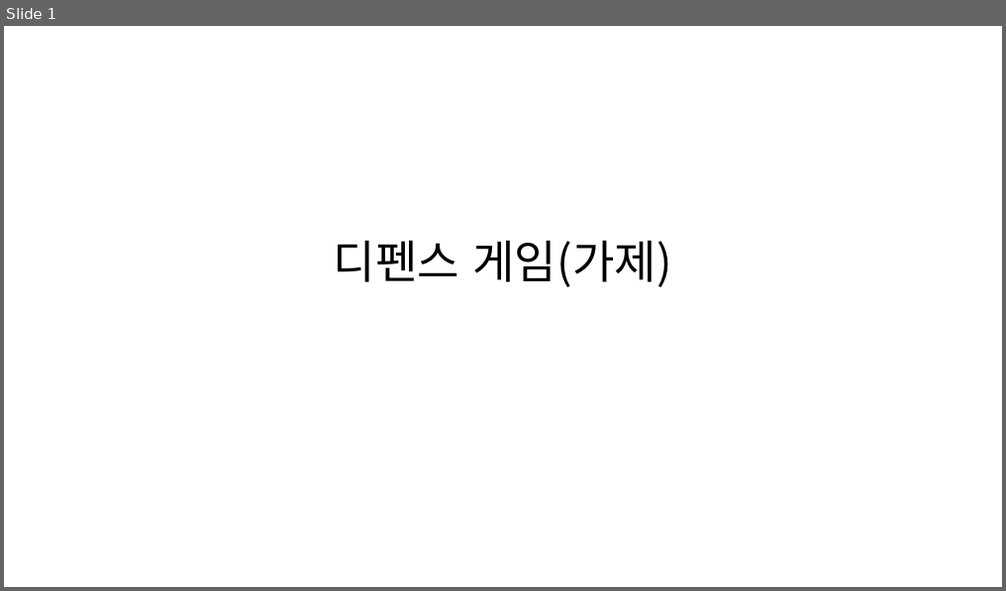
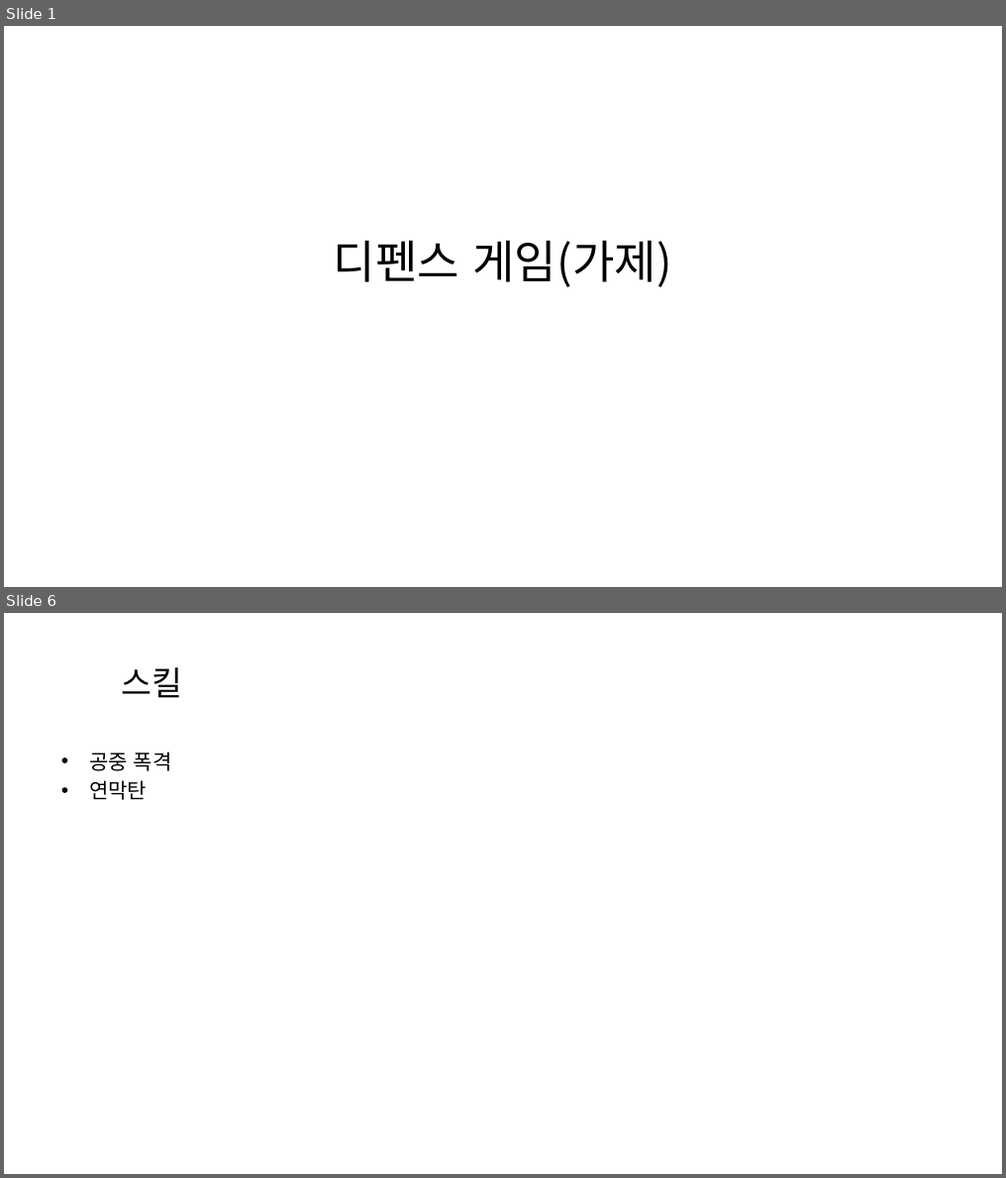
Before and after one commit to JeonJohnson/BICTestRepository, a slide deck: 디펜스 게임 (프로토 타입 기획서)1.pptx. Shown one above the other, each under a label of ours: slide 1 before the commit, slides 1 and 6 after it; the slides between them are not shown. The pictures are 1006x591 and 1006x1178 pixels, drawn with LibreOffice and Linux fonts; fonts in the diff are those of the drawing. Boxes give left, top, right and bottom in pixels: in the first picture for what was removed or moved away, otherwise in the second. Text is boxed around its words. In the diff, an @@ line names an element or a change of style, - is before the commit and + after.

```diff
--- a/디펜스 게임 (프로토 타입 기획서)1.pptx
+++ b/디펜스 게임 (프로토 타입 기획서)1.pptx
@@ slide 6 added at [4,613,1002,1174], background #FFFFFF @@
@@ title added at [121,667,182,698], 32 pt, text #000000 @@
+스킬
@@ text added at [89,752,172,800], 20 pt, text #000000 @@
+• 공중 폭격
+• 연막탄
```
Also in this commit, not shown: 4 slides changed, 4 other slides added.
